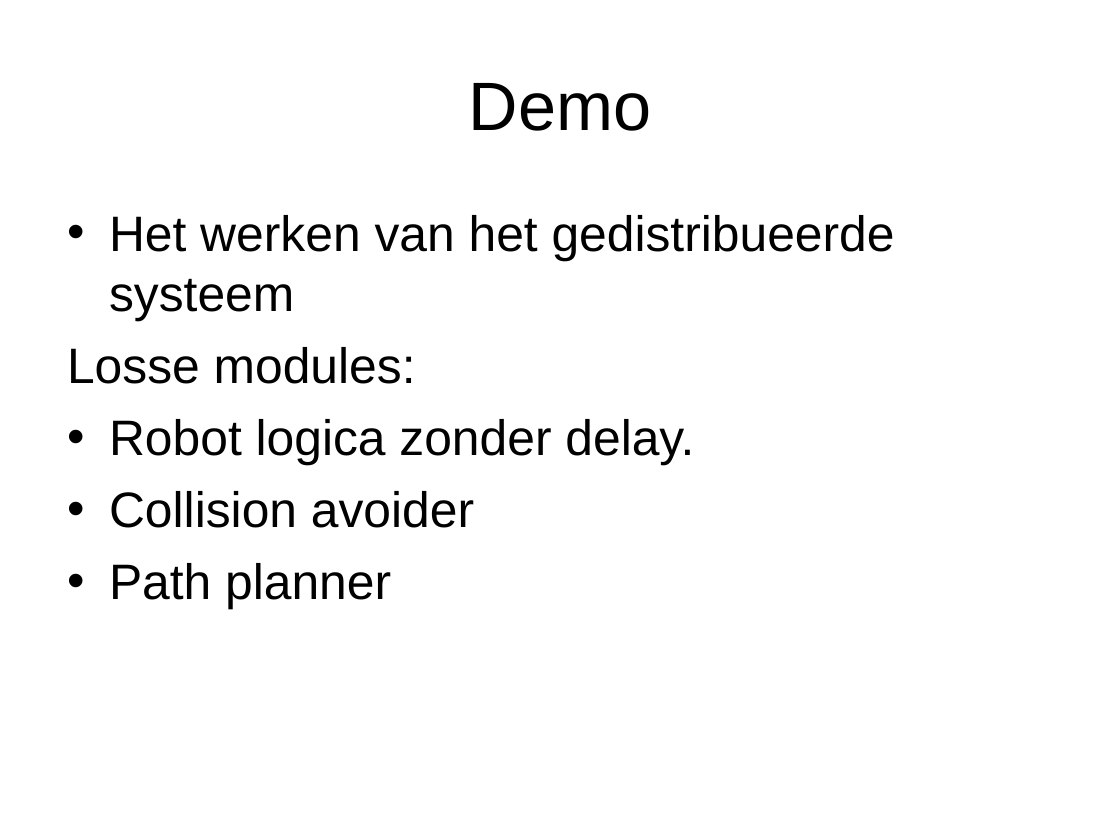
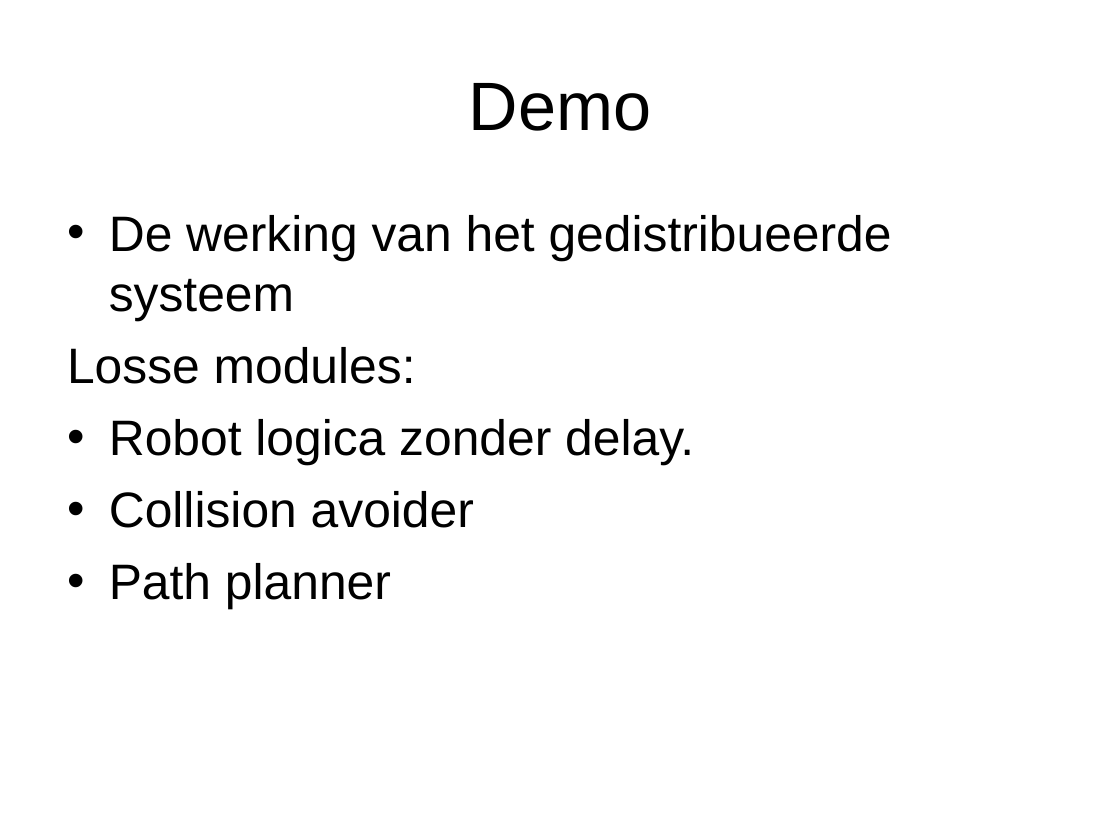
Before and after one commit to tamsl/swe-thaf, a slide deck: slide 15 of doc/presentatie/TEAM F.ppt. Drawn at 1120x840 pixels with LibreOffice and Linux fonts; fonts in the diff are those of the drawing. Boxes give left, top, right and bottom in pixels: in the first picture for what was removed or moved away, otherwise in the second. Text is boxed around its words. In the diff, an @@ line names an element or a change of style, - is before the commit and + after.

```diff
--- a/doc/presentatie/TEAM F.ppt
+++ b/doc/presentatie/TEAM F.ppt
@@ text at box(109, 215, 892, 321): text changed @@
-• Het werken van het gedistribueerde systeem
+• De werking van het gedistribueerde systeem
```
Also in this commit, not shown: 11 other slides changed.
